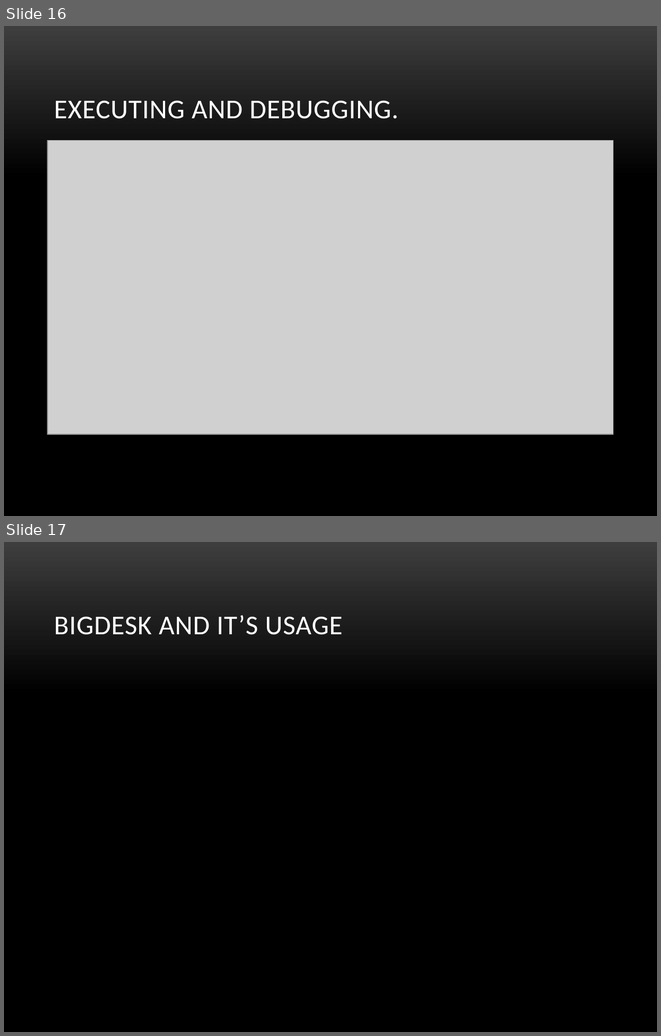
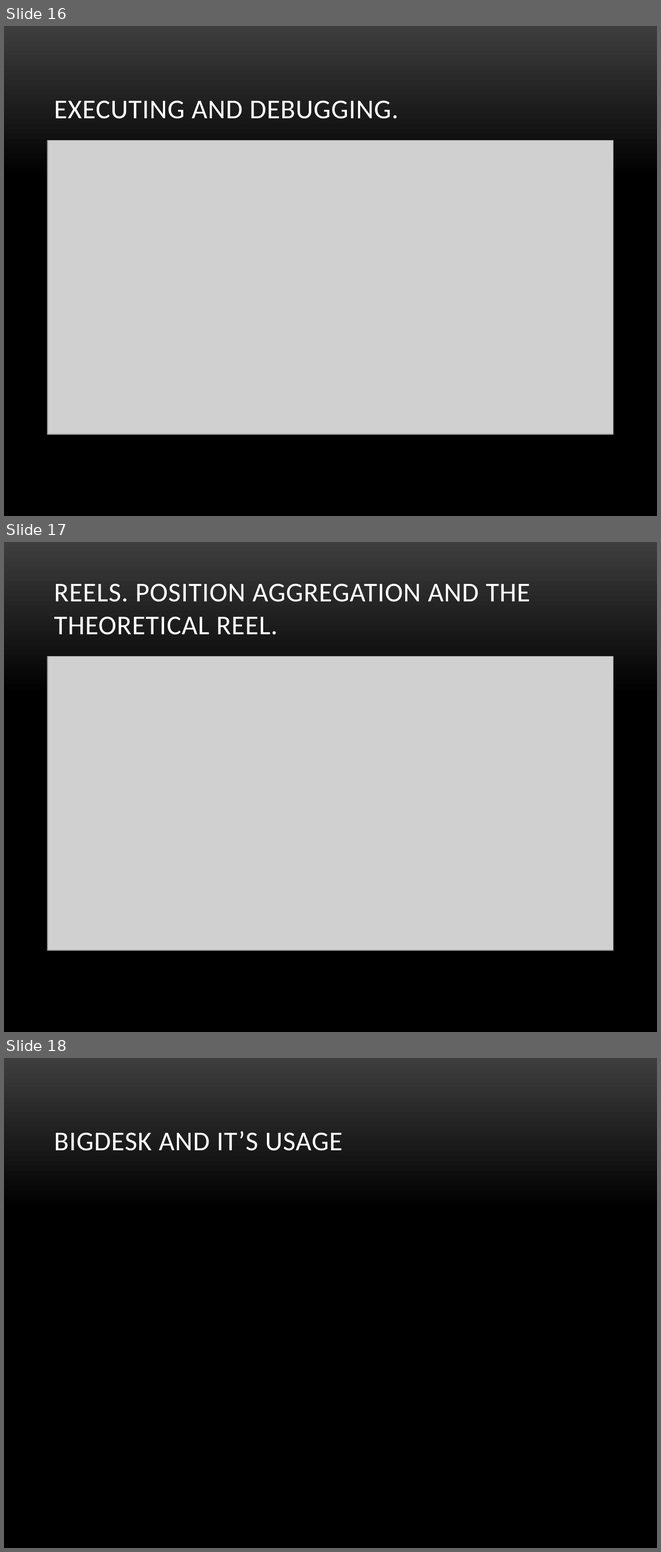
Before and after one commit to veravira/data-logger, a slide deck: es.pptx. Shown one above the other, each under a label of ours: slides 16 and 17 before the commit, slides 16, 17 and 18 after it. The pictures are 661x1036 and 661x1552 pixels, drawn with LibreOffice and Linux fonts; fonts in the diff are those of the drawing; grey boxes stand for pictures; background and template pictures are left out. Boxes give left, top, right and bottom in pixels: in the first picture for what was removed or moved away, otherwise in the second. Text is boxed around its words. In the diff, an @@ line names an element or a change of style, - is before the commit and + after.

```diff
--- a/es.pptx
+++ b/es.pptx
@@ slide 17 added at [4,542,657,1032], background picture (left out) @@
@@ title added at [54,583,530,635], 30 pt, text #FFFFFF @@
+REELS. POSITION AGGREGATION AND THE THEORETICAL REEL.
@@ picture added at [48,656,614,950] @@
@@ what was slide 17 is now slide 18 @@
```
Also in this commit, not shown: 2 other slides added.
